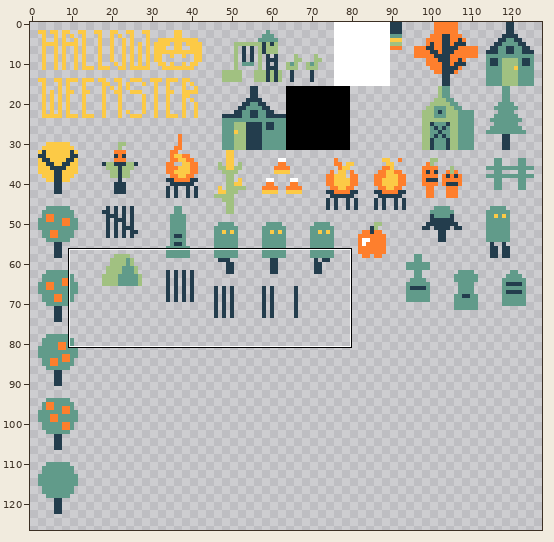
Two states of a sprite sheet, html5game/Autumn 2021_texture_0.png. Above: a wide view before the commit, with the close-up outlined.
Close-up. As it was:
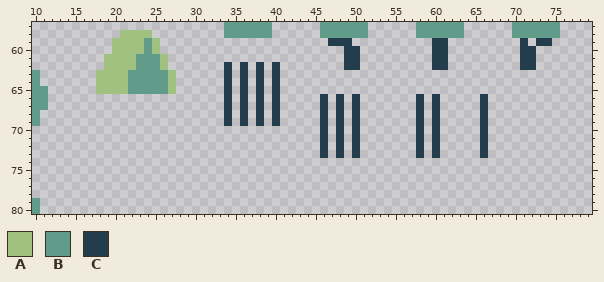
The file is 128x128 pixels. Shown: x 10..79, y 57..80. The wide view leaves out empty margins.
Palette (. is transparent): A #a1c181  B #619b8a  C #233d4d
Pixels before, first column x 10:
57 ........................BBBBBB......BBBBBB......BBBBBB......BBBBBB
58 ...........AAAA.........BBBBBB......BBBBBB......BBBBBB......BBBBBB
59 ..........AAAABA.....................CCC..........CC.........C.CC.
60 ..........AAAABA.......................CC.........CC.........CC...
61 .........AAAABBBA......................CC.........CC.........CC...
62 .........AAAABBBA.......C.C.C.C........CC.........CC.........CC...
63 B.......AAAABBBBBA......C.C.C.C...................................
64 B.......AAAABBBBBA......C.C.C.C...................................
65 BB......AAAABBBBBA......C.C.C.C...................................
66 BB......................C.C.C.C.....C.C.C.......C.C.....C.........
67 BB......................C.C.C.C.....C.C.C.......C.C.....C.........
68 B.......................C.C.C.C.....C.C.C.......C.C.....C.........
69 B.......................C.C.C.C.....C.C.C.......C.C.....C.........
70 ....................................C.C.C.......C.C.....C.........
71 ....................................C.C.C.......C.C.....C.........
72 ....................................C.C.C.......C.C.....C.........
73 ....................................C.C.C.......C.C.....C.........
74 ..................................................................
75 ..................................................................
76 ..................................................................
77 ..................................................................
78 ..................................................................
79 B.................................................................
80 B.................................................................
Now the later version:
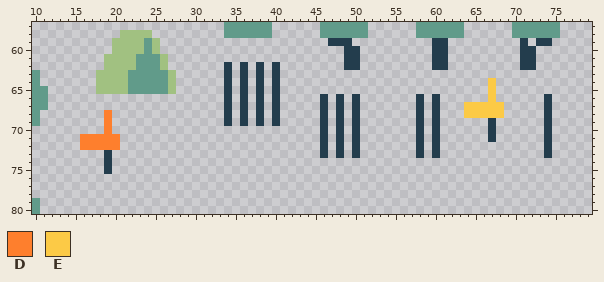
Colours new in this view: D #fe7f2d  E #fcca46
Diff:
Changed rows in their new state; - is an unchanged pixel.
first column x 16:
64 ---------------------------------------------------E-------
65 ---------------------------------------------------E-------
66 --------------------------------------------------.E------C
67 ------------------------------------------------EEEEE-----C
68 ---D--------------------------------------------EEEEE-----C
69 ---D----------------------------------------------.C------C
70 ---D----------------------------------------------.C------C
71 DDDDD---------------------------------------------.C------C
72 DDDDD---------------------------------------------.-------C
73 ---C----------------------------------------------.-------C
74 ---C-------------------------------------------------------
75 ---C-------------------------------------------------------
